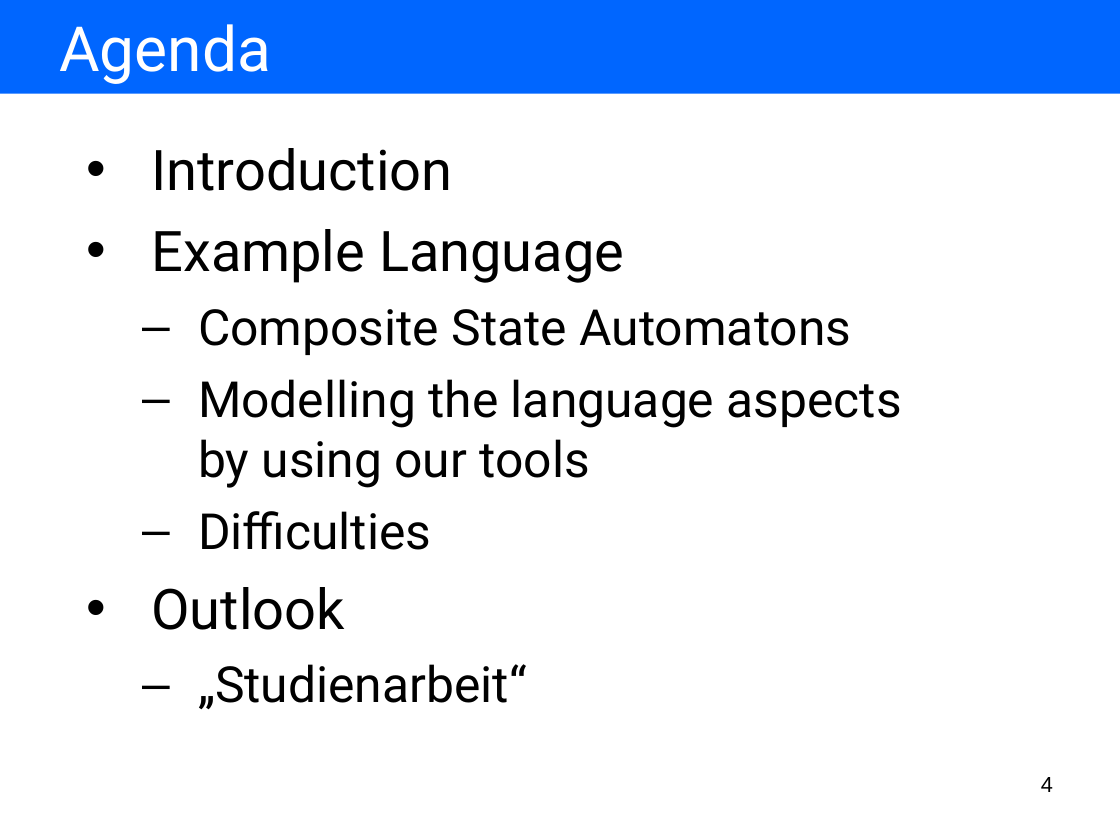
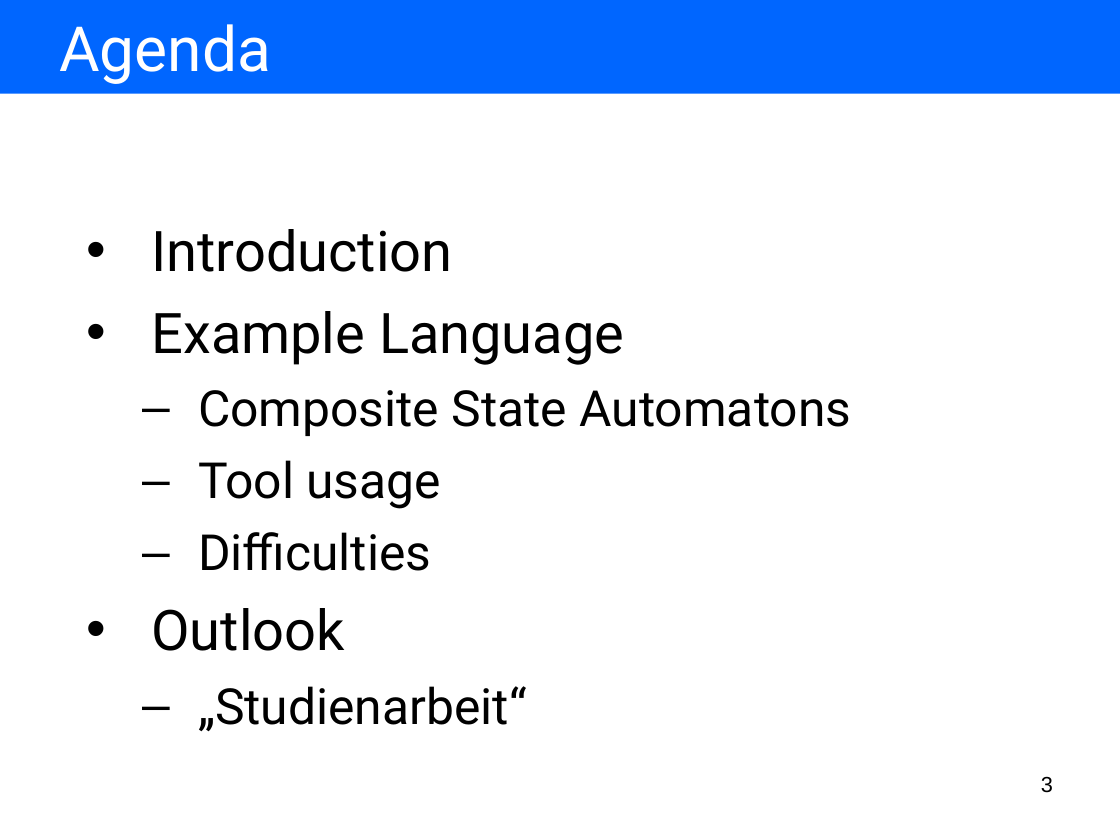
Before and after one commit to BackupTheBerlios/amof2-svn, a slide deck: slide 3 of trunk/hub.sam.stateautomaton/resources/presentation/using our tools for model driven language development.ppt (slide 4 before the commit). Drawn at 1120x840 pixels with LibreOffice and Linux fonts; fonts in the diff are those of the drawing. Boxes give left, top, right and bottom in pixels: in the first picture for what was removed or moved away, otherwise in the second. Text is boxed around its words. In the diff, an @@ line names an element or a change of style, - is before the commit and + after.

```diff
--- a/trunk/hub.sam.stateautomaton/resources/presentation/using our tools for model driven language development.ppt
+++ b/trunk/hub.sam.stateautomaton/resources/presentation/using our tools for model driven language development.ppt
@@ text at [198, 460, 442, 509]: text changed @@
-  – Modelling the language aspects
-    by using our tools
+  – Tool usage
@@ page number at [1041, 776, 1053, 793]: text changed @@
-4
+3
```
Also in this commit, not shown: 2 other slides changed, 3 slides added, 1 slide removed, 29 other files.
